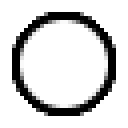
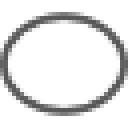
Before/after of a 128px x 128px layered artwork. What changed in the layer stack:
added layer "Вставленный слой" above "Layer" over (x1=0, y1=12, x2=128, y2=116)
painted on "Layer" over (x1=12, y1=12, x2=116, y2=116)
